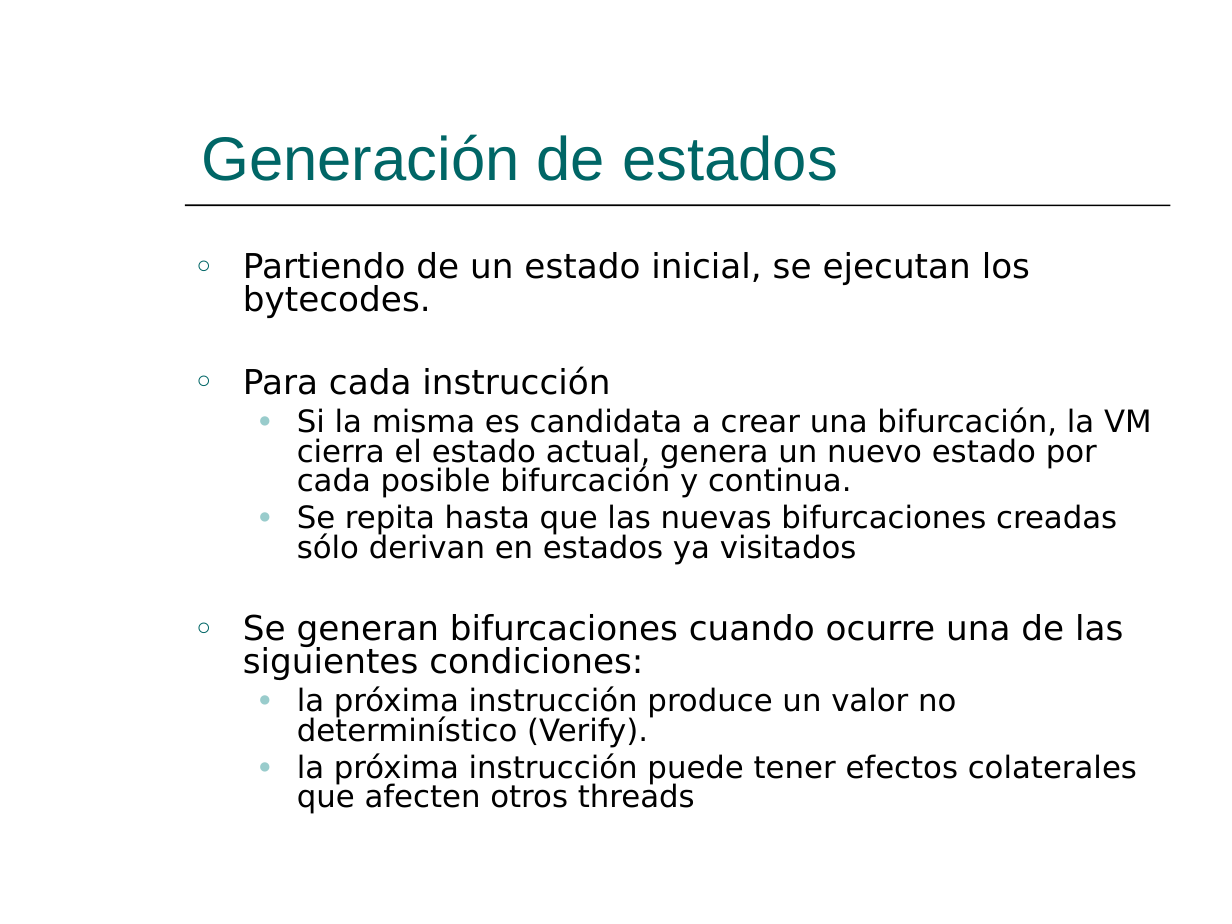
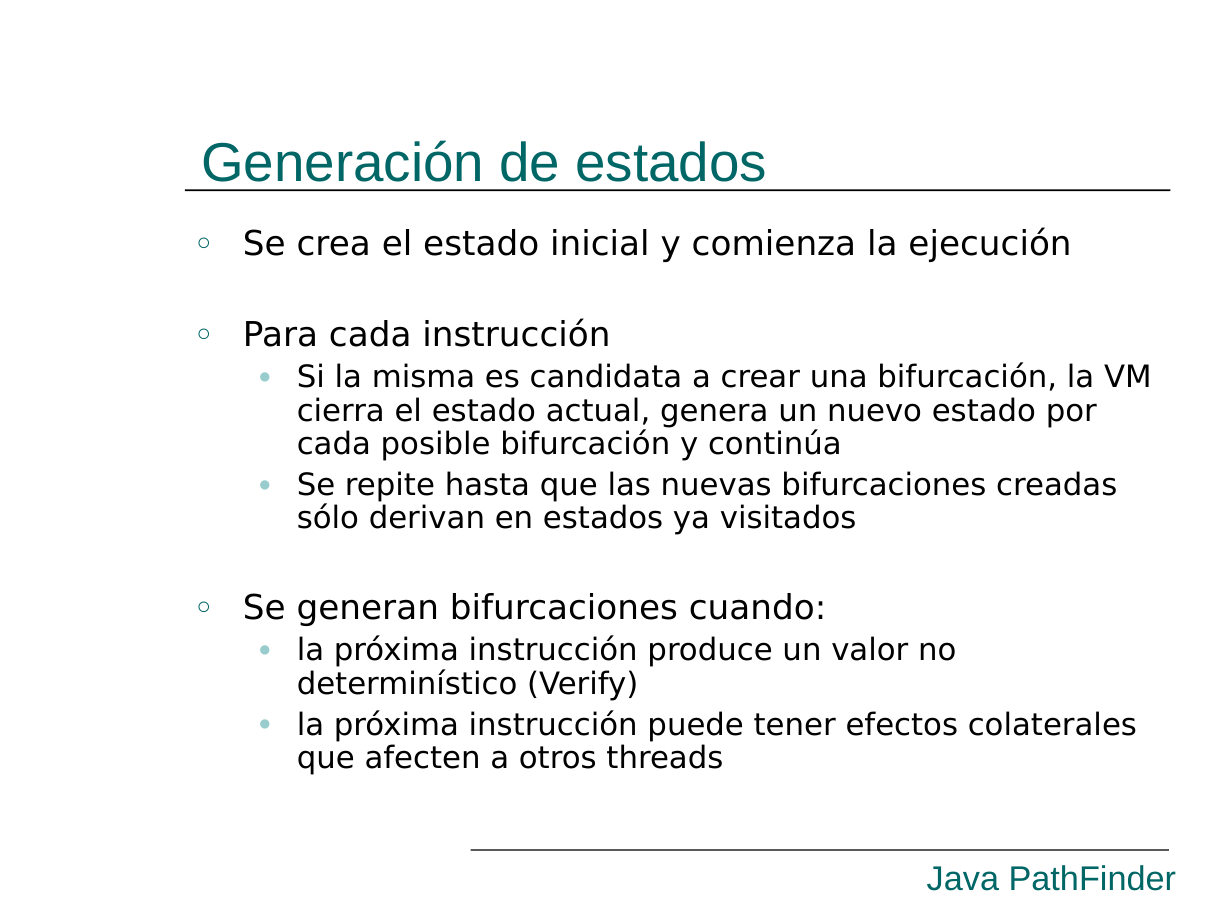
Before and after one commit to hugomelendez/tesis-jpf-2006, a slide deck: slide 20 of tesis-doc/Presentación.ppt. Drawn at 1232x924 pixels with LibreOffice and Linux fonts; fonts in the diff are those of the drawing. Boxes give left, top, right and bottom in pixels: in the first picture for what was removed or moved away, otherwise in the second. Text is boxed around its words. In the diff, an @@ line names an element or a change of style, - is before the commit and + after.

```diff
--- a/tesis-doc/Presentación.ppt
+++ b/tesis-doc/Presentación.ppt
@@ title "Generación de estados" at <box>201,140,767,191</box>: size 36 to 32 pt @@
@@ line moved from (185, 206) - (1170, 206) to (185, 190) - (1170, 190) @@
@@ text "Se crea el estado inicial ...": place and size @@
-text "Se crea el estado inicial ..." at <box>243,252,1152,814</box>
+text "Se crea el estado inicial ..." at <box>243,227,1152,775</box>
@@ text at <box>243,227,1071,262</box>: text changed @@
-○ Partiendo de un estado inicial, se ejecutan los bytecodes.
+○ Se crea el estado inicial y comienza la ejecución
@@ text at <box>243,318,610,347</box>: line spacing 0.8 to 0.9 @@
@@ text at <box>243,362,1152,775</box>: text changed @@
-  ● Si la misma es candidata a crear una bifurcación, la VM cierra el estado actual, genera un nuevo estado por cada posible bifurcación y continua.
-  ● Se repita hasta que las nuevas bifurcaciones creadas sólo derivan en estados ya visitados
-○ Se generan bifurcaciones cuando ocurre una de las siguientes condiciones:
-  ● la próxima instrucción produce un valor no determinístico (Verify).
-  ● la próxima instrucción puede tener efectos colaterales que afecten otros threads
+  ● Si la misma es candidata a crear una bifurcación, la VM cierra el estado actual, genera un nuevo estado por cada posible bifurcación y continúa
+  ● Se repite hasta que las nuevas bifurcaciones creadas sólo derivan en estados ya visitados
+○ Se generan bifurcaciones cuando:
+  ● la próxima instrucción produce un valor no determinístico (Verify)
+  ● la próxima instrucción puede tener efectos colaterales que afecten a otros threads
@@ line added from (471, 850) to (1169, 850), #000000 0.74 pt @@
@@ text added at <box>927,865,1177,891</box>, 20 pt, text #006666 @@
+Java PathFinder
```
Also in this commit, not shown: 47 other slides changed, 2 slides added, 1 slide removed.
